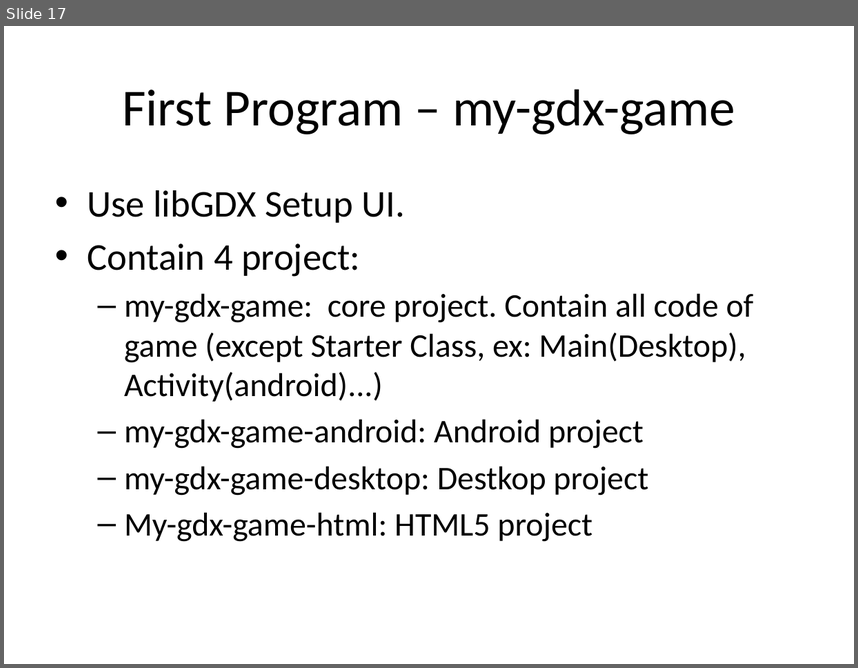
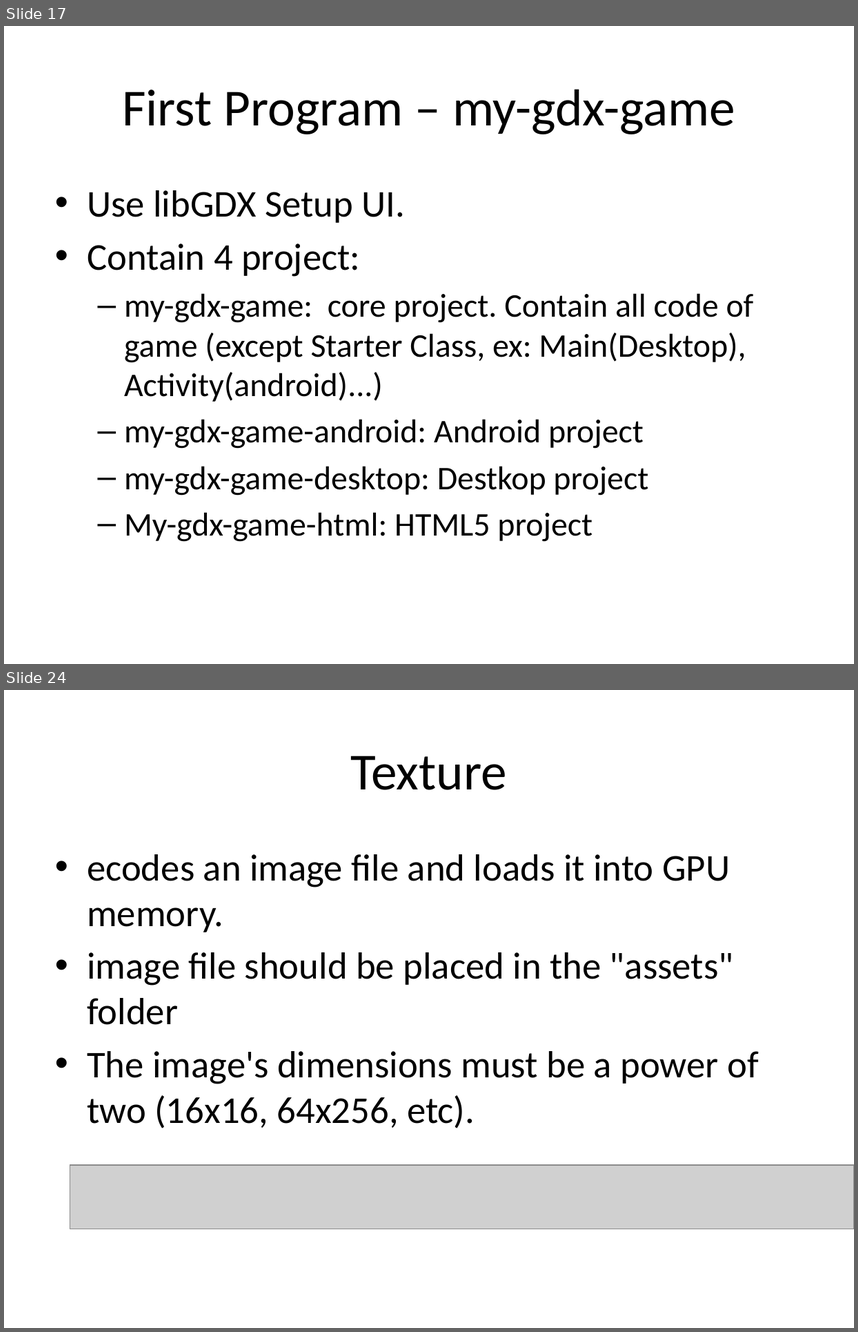
Before and after one commit to duchien85/my-gdxgame, a slide deck: Teaching/Bài 01 - Giới thiệu về Android, LibGdx.pptx. Shown one above the other, each under a label of ours: slide 17 before the commit, slides 17 and 24 after it; the slides between them are not shown. The pictures are 858x668 and 858x1332 pixels, drawn with LibreOffice and Linux fonts; fonts in the diff are those of the drawing; grey boxes stand for pictures. Boxes give left, top, right and bottom in pixels: in the first picture for what was removed or moved away, otherwise in the second. Text is boxed around its words. In the diff, an @@ line names an element or a change of style, - is before the commit and + after.

```diff
--- a/Teaching/Bài 01 - Giới thiệu về Android, LibGdx.pptx
+++ b/Teaching/Bài 01 - Giới thiệu về Android, LibGdx.pptx
@@ slide 24 added at [4,690,854,1328], background #FFFFFF @@
@@ title added at [351,756,508,790], 44 pt, text #000000 @@
+Texture
@@ text added at [87,854,759,1128], 32 pt, text #000000 @@
+• ecodes an image file and loads it into GPU memory.
+• image file should be placed in the "assets" folder
+• The image's dimensions must be a power of two (16x16, 64x256, etc).
@@ picture added at [70,1164,854,1228] @@
```
Also in this commit, not shown: 66 other slides added, 1 other file.
